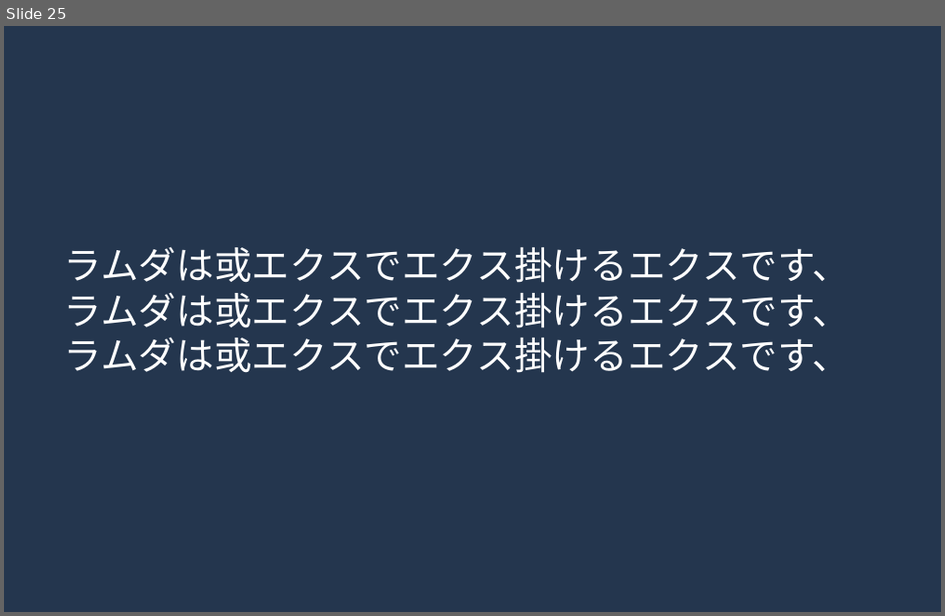
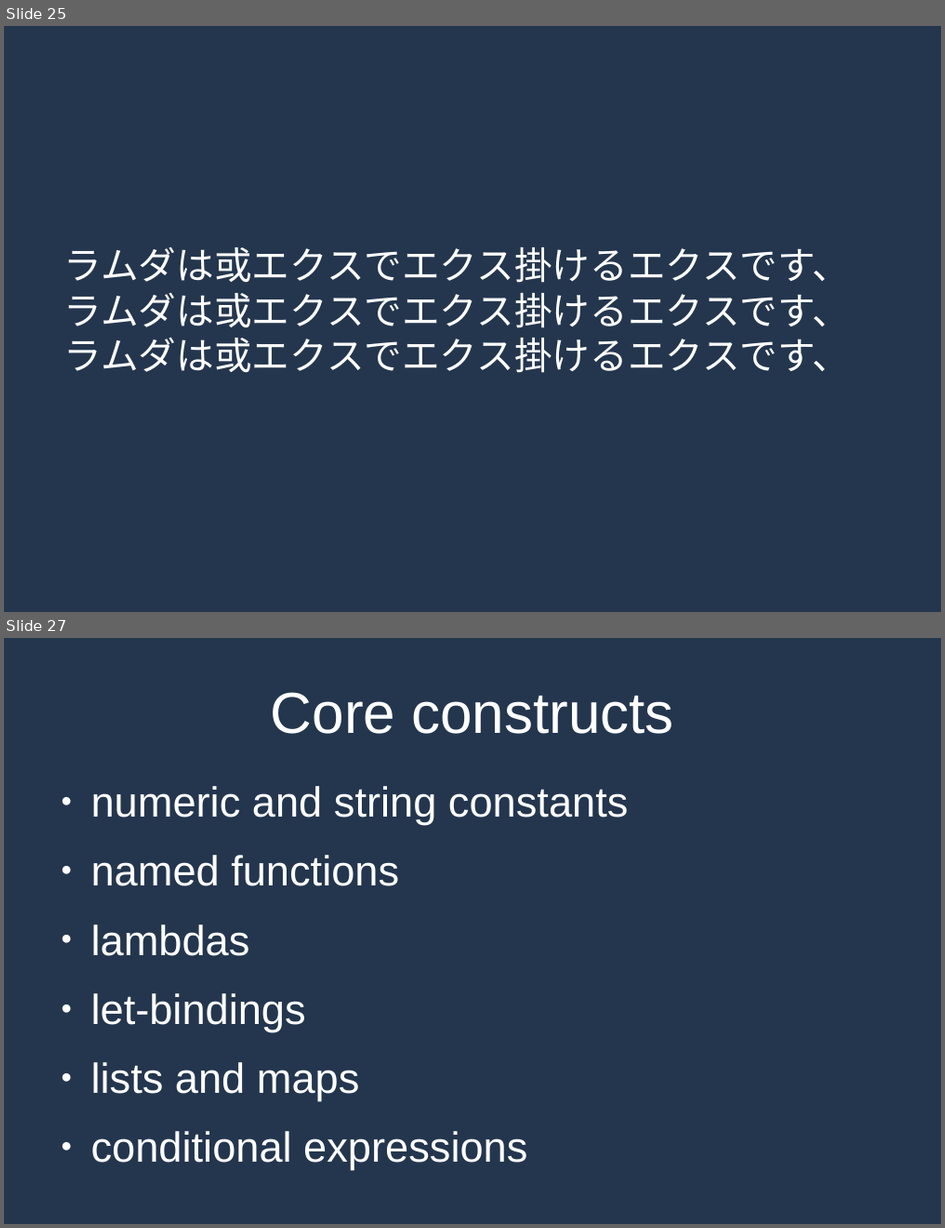
Before and after one commit to MrPicklePinosaur/haku, a slide deck: haku-talk/haku-talk.odp. Shown one above the other, each under a label of ours: slide 25 before the commit, slides 25 and 27 after it; the slides between them are not shown. The pictures are 945x616 and 945x1228 pixels, drawn with LibreOffice and Linux fonts; fonts in the diff are those of the drawing. Boxes give left, top, right and bottom in pixels: in the first picture for what was removed or moved away, otherwise in the second. Text is boxed around its words. In the diff, an @@ line names an element or a change of style, - is before the commit and + after.

```diff
--- a/haku-talk/haku-talk.odp
+++ b/haku-talk/haku-talk.odp
@@ slide 27 added at bbox=[4, 638, 941, 1224], background #24364E @@
@@ title added at bbox=[271, 692, 675, 734], 48.9 pt, text #FFFFFF @@
+Core constructs
@@ text added at bbox=[91, 786, 628, 1170], 35.6 pt, text #FFFFFF @@
+● numeric and string constants
+● named functions
+● lambdas
+● let-bindings
+● lists and maps
+● conditional expressions
```
Also in this commit, not shown: 1 other slide added, 3 other files.
